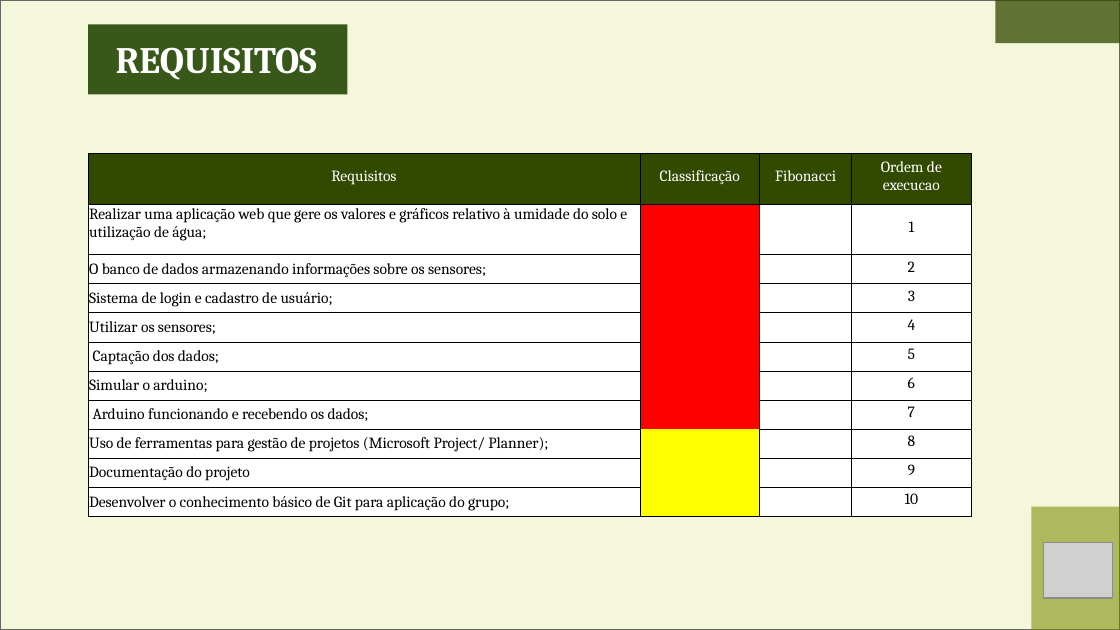
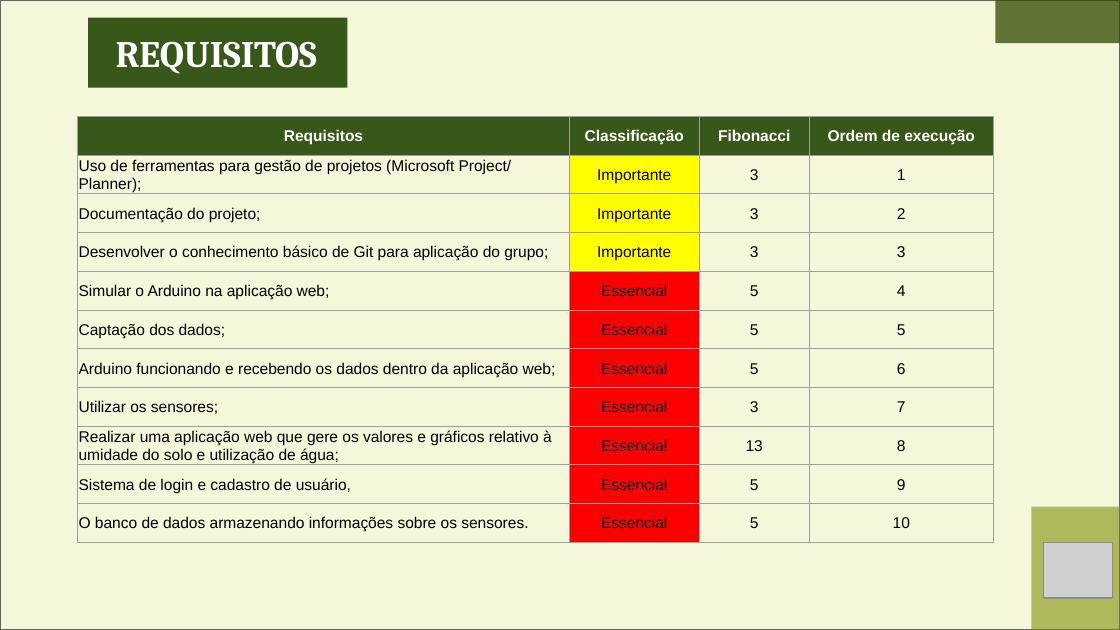
Before and after one commit to KaioZaniboni/wisoy-1, a slide deck: slide 8 of Documentos/APRESENTAÇÃO.SPRINT2.pptx (slide 7 before the commit). Drawn at 1120x630 pixels with LibreOffice and Linux fonts; fonts in the diff are those of the drawing; grey boxes stand for pictures. Boxes give left, top, right and bottom in pixels: in the first picture for what was removed or moved away, otherwise in the second. Text is boxed around its words. In the diff, an @@ line names an element or a change of style, - is before the commit and + after.

```diff
--- a/Documentos/APRESENTAÇÃO.SPRINT2.pptx
+++ b/Documentos/APRESENTAÇÃO.SPRINT2.pptx
@@ rectangle: place and size @@
-rectangle at bbox=[88, 25, 348, 95]
+rectangle at bbox=[88, 18, 348, 88]
@@ text "REQUISITOS": place and size @@
-text "REQUISITOS" at bbox=[116, 47, 317, 80]
+text "REQUISITOS" at bbox=[116, 41, 317, 74]
@@ table at bbox=[77, 116, 992, 542] @@
-row 1, column 4: Ordem de execucao
+row 1, column 4: Ordem de execução
-row 2: Realizar uma aplicação web que gere os valores e gráficos relativo à umidade do solo e utilização de água; |  |  | 1
+row 2: Uso de ferramentas para gestão de projetos (Microsoft Project/ Planner); | Importante | 3 | 1
-row 3: O banco de dados armazenando informações sobre os sensores; |  |  | 2
+row 3: Documentação do projeto; | Importante | 3 | 2
-row 4: Sistema de login e cadastro de usuário; |  |  | 3
+row 4: Desenvolver o conhecimento básico de Git para aplicação do grupo; | Importante | 3 | 3
-row 5: Utilizar os sensores; |  |  | 4
+row 5: Simular o Arduino na aplicação web; | Essencial | 5 | 4
-row 6, column 2: 
+row 6, column 2: Essencial
-row 6, column 3: 
+row 6, column 3: 5
-row 7: Simular o arduino; |  |  | 6
+row 7: Arduino funcionando e recebendo os dados dentro da aplicação web; | Essencial | 5 | 6
-row 8: Arduino funcionando e recebendo os dados; |  |  | 7
+row 8: Utilizar os sensores; | Essencial | 3 | 7
-row 9: Uso de ferramentas para gestão de projetos (Microsoft Project/ Planner); |  |  | 8
+row 9: Realizar uma aplicação web que gere os valores e gráficos relativo à umidade do solo e utilização de água; | Essencial | 13 | 8
-row 10: Documentação do projeto |  |  | 9
+row 10: Sistema de login e cadastro de usuário, | Essencial | 5 | 9
-row 11: Desenvolver o conhecimento básico de Git para aplicação do grupo; |  |  | 10
+row 11: O banco de dados armazenando informações sobre os sensores. | Essencial | 5 | 10
@@ fill #324A00 to #385819 in row 1 @@
@@ fill #FFFFFF to none in 30 cells @@
@@ fill #FF0000 to #FFFF00 in 3 cells @@
@@ fill #FFFF00 to #FF0000 in 3 cells @@
@@ font Cambria to Arial in "Requisitos", "Classificação", "Fibonacci", "1" and 10 more places @@
@@ bold on in "Requisitos", "Classificação", "Fibonacci" @@
@@ borders changed @@
@@ table: place and size @@
-table at bbox=[88, 153, 972, 516]
+table at bbox=[77, 116, 992, 542]
```
Also in this commit, not shown: 2 other slides changed, 3 slides added.
